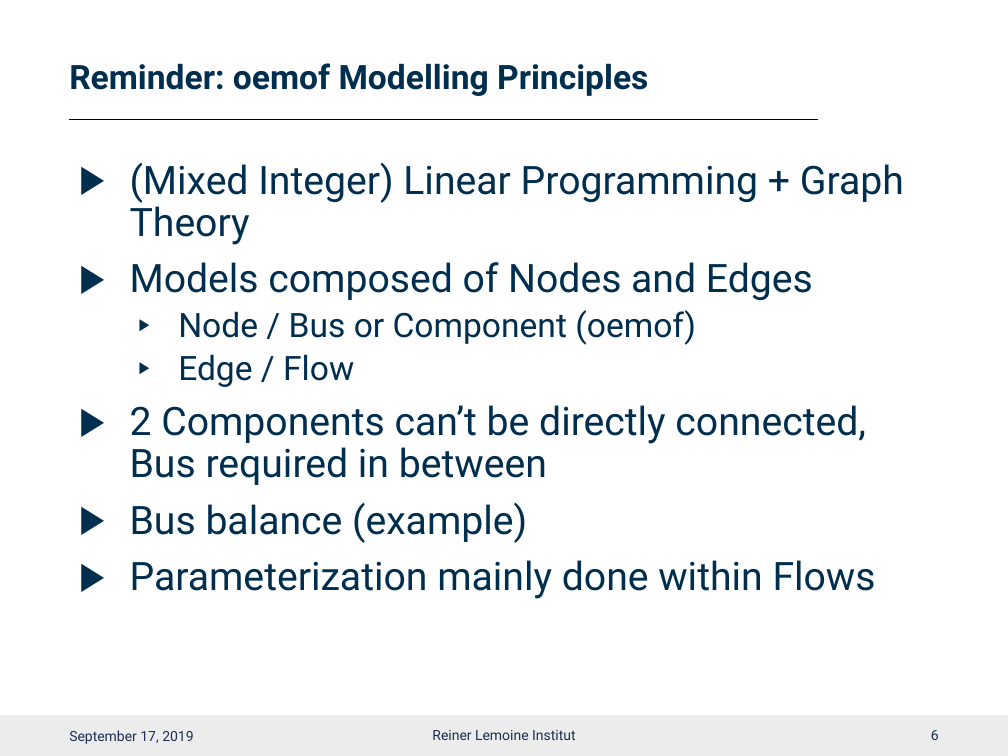
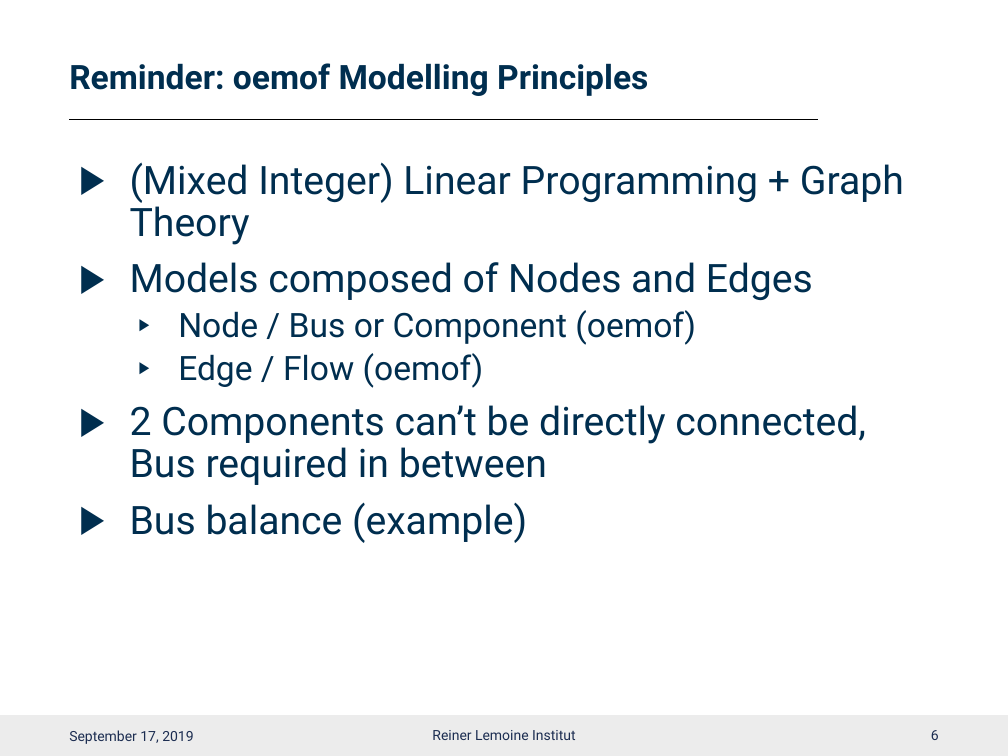
Before and after one commit to smartie2076/oemof_workshop, a slide deck: slide 7 of Oemof_Workshop_05_Components.pptx. Drawn at 1008x756 pixels with LibreOffice and Linux fonts; fonts in the diff are those of the drawing; background and template pictures are left out. Boxes give left, top, right and bottom in pixels: in the first picture for what was removed or moved away, otherwise in the second. Text is boxed around its words. In the diff, an @@ line names an element or a change of style, - is before the commit and + after.

```diff
--- a/Oemof_Workshop_05_Components.pptx
+++ b/Oemof_Workshop_05_Components.pptx
@@ text at (178,353,484,388): text changed @@
-  ▶ Edge / Flow
+  ▶ Edge / Flow (oemof)
@@ text at (130,560,876,599): paragraph removed @@
-▶ Parameterization mainly done within Flows
```
Also in this commit, not shown: 9 other slides changed, 3 other files.
